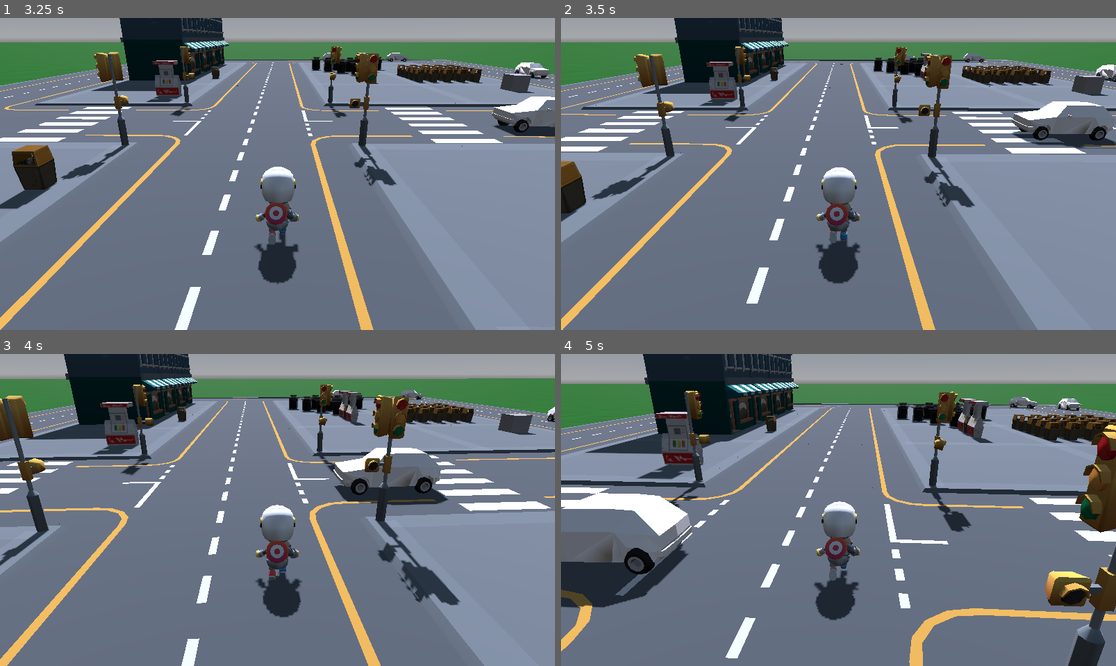
Above: before the commit, frames 1-4 (two rows, left to right).
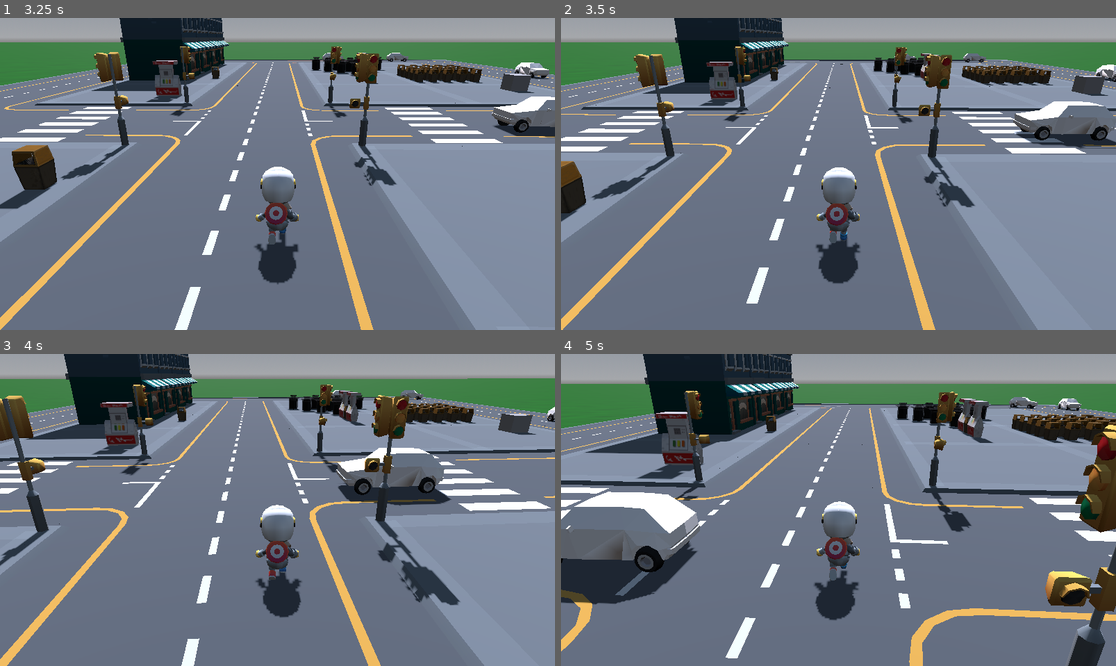
Above: after the commit, the same moments.

Repository: leems-dreems/car-driver
Game: Godot game, scene res://maps/KayKitCity/kay_kit_city.tscn
Two runs of this game, one before a commit and one after it. Both use one fixed random seed, a clock stepped at 60 frames per second and the inputs below.
Inputs (mouse positions are in pixels of both pictures, inside the frame that each line leads up to):
- Up to frame 1 (3.25 s): move the mouse to (305, 174) at 0.52 s; hold W (Accelerate) from 0.53 s (still down); move the mouse to (249, 174) at 1.27 s; move the mouse to (288, 167) at 2.02 s; move the mouse to (271, 180) at 2.77 s
- Up to frame 2 (3.5 s): keep holding W (Accelerate)
- Up to frame 3 (4 s): keep holding W (Accelerate); move the mouse to (316, 513) at 3.52 s
- Up to frame 4 (5 s): keep holding W (Accelerate); move the mouse to (794, 506) at 4.27 s

Frame 1 is identical in both runs. In frame 2, 0.2% of the frame differs, in the area x 80-100%, y 26-42%; in frame 3, 0.5%; in frame 4, 1.9%, in the area x 0-26%, y 44-82%.

Commit message:
made traffic light stuff
made traffic light stuff

Diff:
--- a/maps/KayKitCity/kay_kit_city.tscn
+++ b/maps/KayKitCity/kay_kit_city.tscn
@@ -19,6 +19,7 @@
 [ext_resource type="Script" path="res://missions/mission.gd" id="17_a4v38"]
 [ext_resource type="Script" path="res://missions/objective_area.gd" id="18_y7o6o"]
 [ext_resource type="Script" path="res://traffic/traffic_path.gd" id="20_jlqe1"]
+[ext_resource type="PackedScene" uid="uid://dnl62emnb36yw" path="res://traffic/stop_zone.tscn" id="21_25nhv"]
 [ext_resource type="PackedScene" uid="uid://lfmcun5yh37r" path="res://traffic/traffic_path_follower.tscn" id="21_u0y4w"]
 
 [sub_resource type="Gradient" id="Gradient_u6ph6"]
@@ -68,6 +69,47 @@
 "tilts": PackedFloat32Array(0, 0, 0, 0, 0, 0, 0, 0, 0, 0, 0, 0, 0, 0)
 }
 point_count = 14
+
+[sub_resource type="BoxShape3D" id="BoxShape3D_dv1os"]
+size = Vector3(20, 1, 1)
+
+[sub_resource type="Animation" id="Animation_b2rd7"]
+resource_name = "StopZoneCycle"
+length = 24.0
+loop_mode = 1
+tracks/0/type = "value"
+tracks/0/imported = false
+tracks/0/enabled = true
+tracks/0/path = NodePath(".:rotation")
+tracks/0/interp = 1
+tracks/0/loop_wrap = true
+tracks/0/keys = {
+"times": PackedFloat32Array(0, 24),
+"transitions": PackedFloat32Array(1, 1),
+"update": 0,
+"values": [Vector3(0, 0, 0), Vector3(0, 6.28319, 0)]
+}
+
+[sub_resource type="Animation" id="Animation_3xg72"]
+length = 0.001
+tracks/0/type = "value"
+tracks/0/imported = false
+tracks/0/enabled = true
+tracks/0/path = NodePath(".:rotation")
+tracks/0/interp = 1
+tracks/0/loop_wrap = true
+tracks/0/keys = {
+"times": PackedFloat32Array(0),
+"transitions": PackedFloat32Array(1),
+"update": 0,
+"values": [Vector3(0, 0, 0)]
+}
+
+[sub_resource type="AnimationLibrary" id="AnimationLibrary_5e4k0"]
+_data = {
+"RESET": SubResource("Animation_3xg72"),
+"StopZoneCycle": SubResource("Animation_b2rd7")
+}
 
 [node name="KayKitCity" type="Node3D"]
 
@@ -925,3 +967,25 @@
 transform = Transform3D(-1, 0, -8.74228e-08, 0, 1, 0, 8.74228e-08, 0, -1, 0, 0, 0)
 
 [node name="Testing Stuff" type="Node3D" parent="."]
+
+[node name="Intersection" type="Node3D" parent="."]
+
+[node name="StopZone" parent="Intersection" instance=ExtResource("21_25nhv")]
+transform = Transform3D(1, 0, 0, 0, 1, 0, 0, 0, 1, -9.1576, 1.33791, 0.486911)
+
+[node name="StopZone2" parent="Intersection" instance=ExtResource("21_25nhv")]
+transform = Transform3D(-4.37114e-08, 0, -1, 0, 1, 0, 1, 0, -4.37114e-08, -3, 1, -7)
+
+[node name="StopController" type="Area3D" parent="Intersection" groups=["StopSignal"]]
+transform = Transform3D(1, 0, 0, 0, 1, 0, 0, 0, 1, -2.33656, 0, 0)
+collision_layer = 256
+
+[node name="CollisionShape3D" type="CollisionShape3D" parent="Intersection/StopController"]
+transform = Transform3D(1, 0, 0, 0, 1, 0, 0, 0, 1, 0, 1, 0)
+shape = SubResource("BoxShape3D_dv1os")
+
+[node name="AnimationPlayer" type="AnimationPlayer" parent="Intersection/StopController"]
+libraries = {
+"": SubResource("AnimationLibrary_5e4k0")
+}
+autoplay = "StopZoneCycle"
--- a/scripts/driveable_vehicle.gd
+++ b/scripts/driveable_vehicle.gd
@@ -100,6 +100,7 @@
     # Add steering raycasts for close avoidance
     for i: int in steering_ray_count:
       var _new_raycast := RayCast3D.new()
+      _new_raycast.collide_with_areas = true #added this for traffic signals
       _new_raycast.add_to_group(steering_ray_group)
       _new_raycast.position = Vector3(0, 0, 0)
       for _mask_value in steering_ray_collision_masks:
@@ -111,6 +112,7 @@
     # Add antenna raycasts for far avoidance
     for i: int in [-1, 1]:
       var _new_raycast := RayCast3D.new()
+      _new_raycast.collide_with_areas = true #added this for traffic signals
       _new_raycast.add_to_group(steering_ray_group)
       _new_raycast.position = Vector3.ZERO
       for _mask_value in steering_ray_collision_masks:
--- /dev/null
+++ b/scripts/stop_zone.gd
@@ -0,0 +1,12 @@
+extends Area3D
+
+func _on_area_entered(area: Area3D) -> void:
+  if area.is_in_group("StopSignal"):
+    printt("redLight", name)
+    set_collision_layer_value(1, true)
+
+
+func _on_area_exited(area: Area3D) -> void:
+  if area.is_in_group("StopSignal"):
+    printt("greenLight", name)
+    set_collision_layer_value(1, false)
--- /dev/null
+++ b/traffic/stop_zone.tscn
@@ -0,0 +1,17 @@
+[gd_scene load_steps=3 format=3 uid="uid://dnl62emnb36yw"]
+
+[ext_resource type="Script" path="res://scripts/stop_zone.gd" id="1_mqoak"]
+
+[sub_resource type="BoxShape3D" id="BoxShape3D_ygnjv"]
+size = Vector3(1, 2.4292, 13.012)
+
+[node name="StopZone" type="Area3D"]
+collision_mask = 257
+script = ExtResource("1_mqoak")
+
+[node name="CollisionShape3D" type="CollisionShape3D" parent="."]
+transform = Transform3D(1, 0, 0, 0, 1, 0, 0, 0, 1, 0, 0.7146, -0.594116)
+shape = SubResource("BoxShape3D_ygnjv")
+
+[connection signal="area_entered" from="." to="." method="_on_area_entered"]
+[connection signal="area_exited" from="." to="." method="_on_area_exited"]
Not shown: 1 places in maps/KayKitCity/kay_kit_city.tscn that only renumber resources
